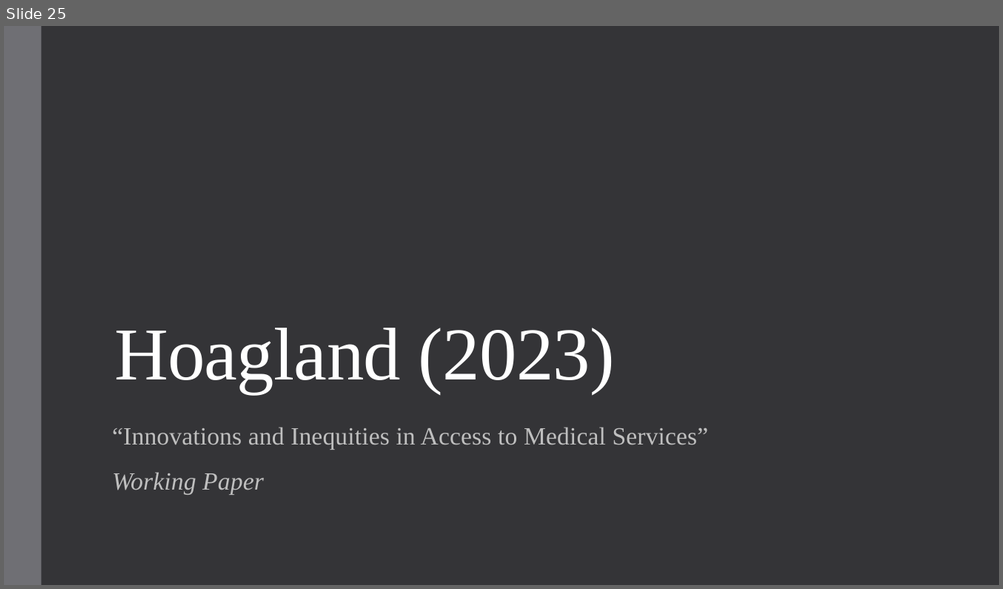
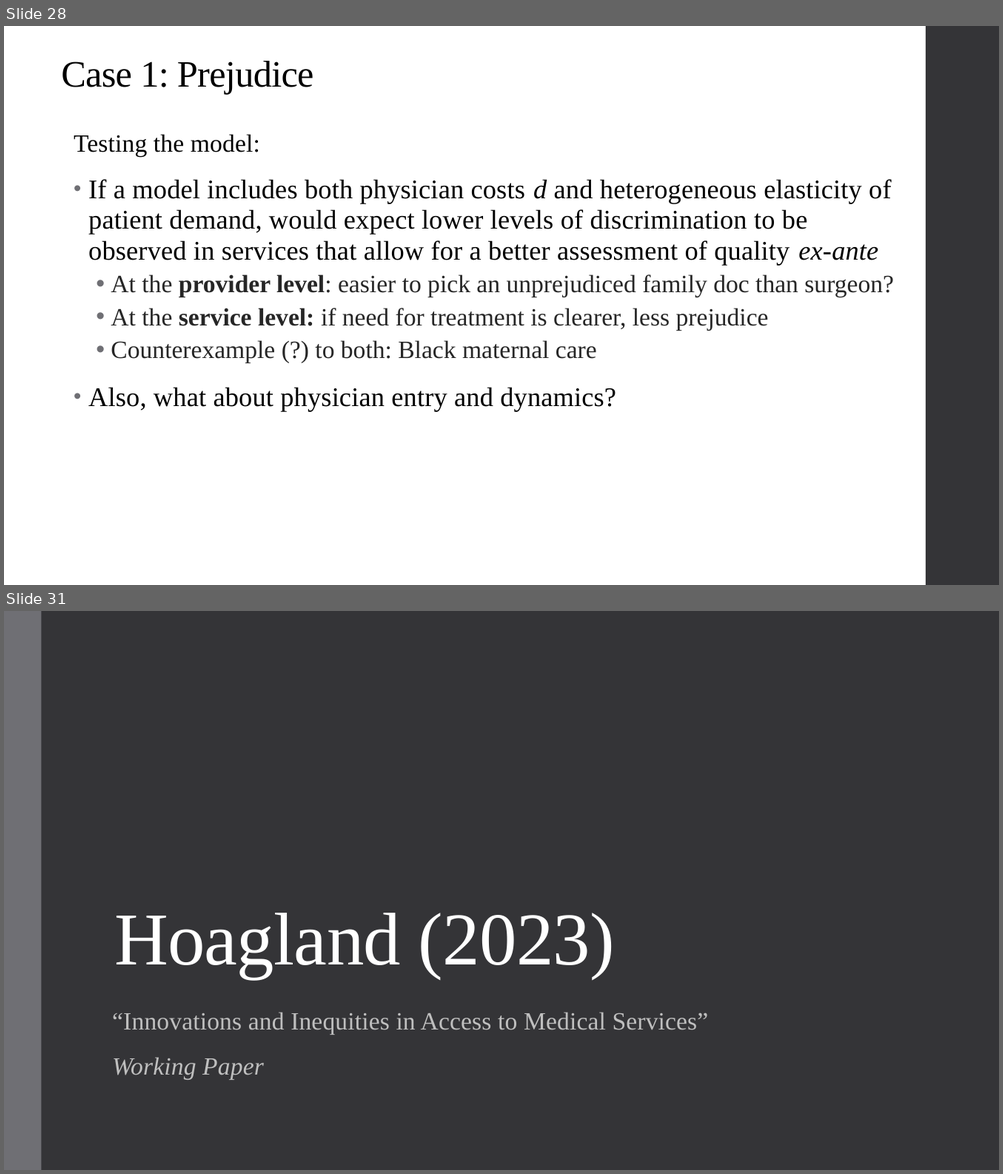
Before and after one commit to alex-hoagland/HAD6750H, a slide deck: Lecture08_HealthEquity/L8Slides_HealthEquity_2023W.pptx. Shown one above the other, each under a label of ours: slide 25 before the commit, slides 28 and 31 after it; the slides between them are not shown. The pictures are 1003x589 and 1003x1174 pixels, drawn with LibreOffice and Linux fonts; fonts in the diff are those of the drawing. Boxes give left, top, right and bottom in pixels: in the first picture for what was removed or moved away, otherwise in the second. Text is boxed around its words. In the diff, an @@ line names an element or a change of style, - is before the commit and + after.

```diff
--- a/Lecture08_HealthEquity/L8Slides_HealthEquity_2023W.pptx
+++ b/Lecture08_HealthEquity/L8Slides_HealthEquity_2023W.pptx
@@ slide 28 added at <box>4,26,999,585</box>, background #FFFFFF @@
@@ rectangle added at <box>925,26,999,585</box>, fill #353537 @@
@@ title added at <box>61,61,314,95</box>, 36 pt, text #000000 @@
+Case 1: Prejudice
@@ text added at <box>74,134,893,412</box>, 26 pt, text #000000 @@
+Testing the model:
+• If a model includes both physician costs d and heterogeneous elasticity of patient demand, would expect lower levels of discrimination to be observed in services that allow for a better assessment of quality ex-ante
+  • At the provider level: easier to pick an unprejudiced family doc than surgeon?
+  • At the service level: if need for treatment is clearer, less prejudice
+  • Counterexample (?) to both: Black maternal care
+• Also, what about physician entry and dynamics?
@@ what was slide 25 is now slide 31 @@
```
Also in this commit, not shown: 8 slides changed, 5 other slides added, 1 slide removed, 2 other files.
